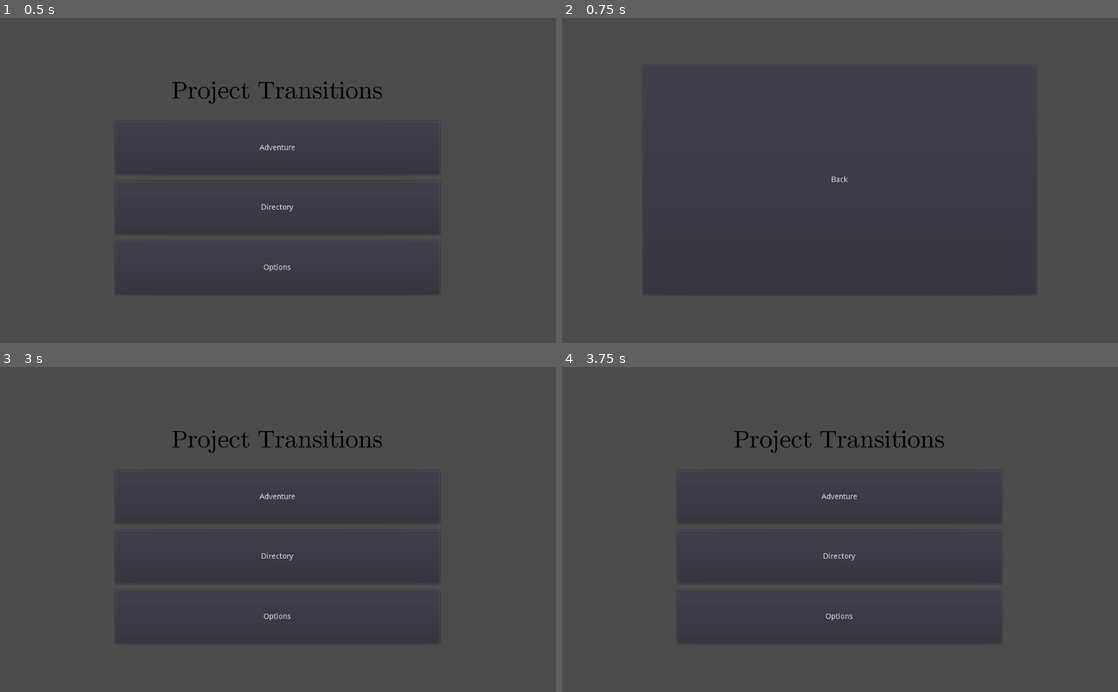
Above: before the commit, frames 1-4 (two rows, left to right).
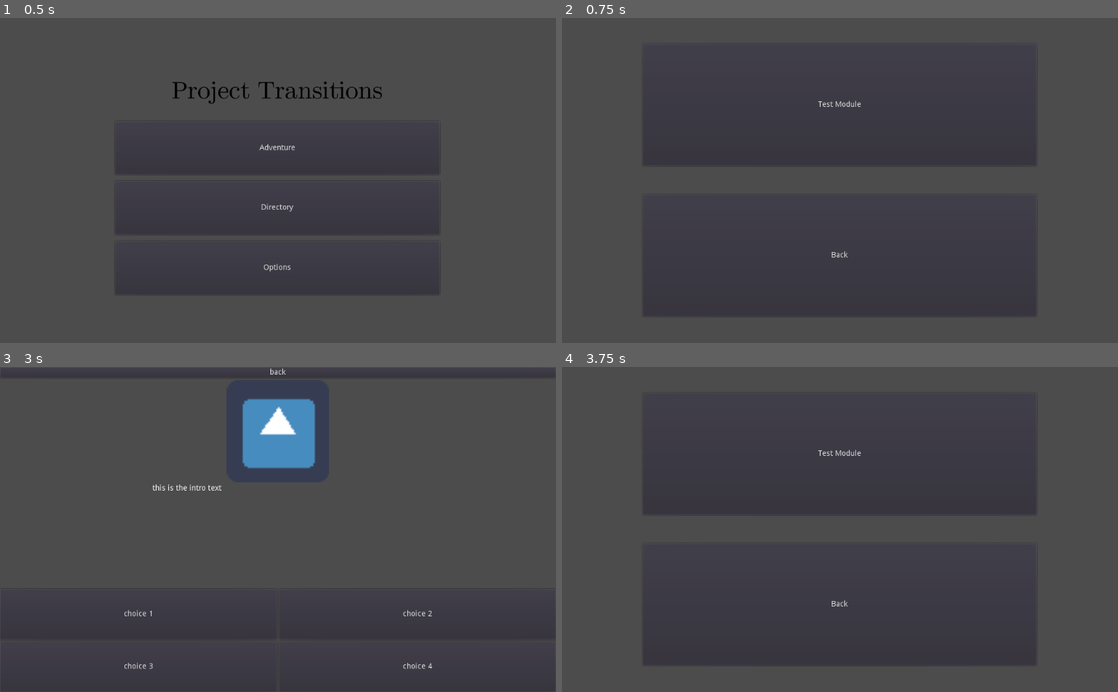
Above: after the commit, the same moments.

Repository: ayylol/ProjectTransitions
Game: Godot game, scene res://root.tscn
Two runs of this game, one before a commit and one after it. Both use one fixed random seed, a clock stepped at 60 frames per second and the inputs below. The engine's default icon, where the game draws it, is replaced by a stand-in: a white triangle on a blue panel in a dark square.
Inputs (mouse positions are in pixels of both pictures, inside the frame that each line leads up to):
- Up to frame 1 (0.5 s): no input
- Up to frame 2 (0.75 s): click "Adventure" at 0.5 s
- Up to frame 3 (3 s): click "Back" at 1.25 s; click "Adventure" at 2 s; click (278, 454) at 2.75 s, where only the run after the commit has a clickable "Test Module"
- Up to frame 4 (3.75 s): click (840, 373) at 3.5 s, where only the run after the commit has a clickable "back"

Frame 1 is identical in both runs. In frame 2, 0.1% of the frame differs, in the area x 46-54%, y 25-74%; in frame 3, 3.7%, in the area x 22-78%, y 0-93%; in frame 4, 0.7%.

Commit message:
Implemented basic conversation system

Diff:
--- a/AdventureMenu.gd
+++ b/AdventureMenu.gd
@@ -1,10 +1,11 @@
 extends Control
 
 signal goto_mainmenu
-
-# Called when the node enters the scene tree for the first time.
-func _ready():
-	pass # Replace with function body.
+signal goto_testmodule
 
 func _on_back_button_down():
 	emit_signal("goto_mainmenu")
+
+
+func _on_TestModule_button_down():
+	emit_signal("goto_testmodule")
--- a/AdventureMenu.tscn
+++ b/AdventureMenu.tscn
@@ -28,24 +28,41 @@
 size_flags_horizontal = 3
 size_flags_vertical = 3
 
-[node name="ColorRect" type="ColorRect" parent="HBoxContainer/VBoxContainer"]
+[node name="ColorRect3" type="ColorRect" parent="HBoxContainer/VBoxContainer"]
 margin_right = 725.0
-margin_bottom = 84.0
+margin_bottom = 44.0
 size_flags_horizontal = 3
 size_flags_vertical = 3
 size_flags_stretch_ratio = 0.2
 color = Color( 1, 1, 1, 0 )
 
-[node name="back" type="Button" parent="HBoxContainer/VBoxContainer"]
-margin_top = 88.0
+[node name="TestModule" type="Button" parent="HBoxContainer/VBoxContainer"]
+margin_top = 48.0
 margin_right = 725.0
-margin_bottom = 511.0
+margin_bottom = 273.0
+size_flags_horizontal = 3
+size_flags_vertical = 3
+text = "Test Module"
+
+[node name="ColorRect" type="ColorRect" parent="HBoxContainer/VBoxContainer"]
+margin_top = 277.0
+margin_right = 725.0
+margin_bottom = 322.0
+size_flags_horizontal = 3
+size_flags_vertical = 3
+size_flags_stretch_ratio = 0.2
+color = Color( 1, 1, 1, 0 )
+
+[node name="Back" type="Button" parent="HBoxContainer/VBoxContainer"]
+margin_top = 326.0
+margin_right = 725.0
+margin_bottom = 551.0
 size_flags_horizontal = 3
 size_flags_vertical = 3
 text = "Back"
 
 [node name="ColorRect2" type="ColorRect" parent="HBoxContainer/VBoxContainer"]
-margin_top = 515.0
+margin_top = 555.0
 margin_right = 725.0
 margin_bottom = 600.0
 size_flags_horizontal = 3
@@ -62,4 +79,5 @@
 size_flags_stretch_ratio = 0.2
 color = Color( 1, 1, 1, 0 )
 
-[connection signal="button_down" from="HBoxContainer/VBoxContainer/back" to="." method="_on_back_button_down"]
+[connection signal="button_down" from="HBoxContainer/VBoxContainer/TestModule" to="." method="_on_TestModule_button_down"]
+[connection signal="button_down" from="HBoxContainer/VBoxContainer/Back" to="." method="_on_back_button_down"]
--- /dev/null
+++ b/Database.gd
@@ -0,0 +1,16 @@
+extends Node
+
+var _module_content
+
+func _ready():
+	var file = File.new()
+	file.open("res://content.json", file.READ)
+
+	var content = file.get_as_text()
+	_module_content = parse_json(content)
+
+func get_text(title):
+	return _module_content[title]["text"]
+
+func get_choice(title, index):
+	return _module_content[title]["choices"][index]
--- a/MenuManager.gd
+++ b/MenuManager.gd
@@ -1,19 +1,8 @@
 extends Control
-
-
-# Declare member variables here. Examples:
-# var a = 2
-# var b = "text"
-
 
 # Called when the node enters the scene tree for the first time.
 func _ready():
 	pass # Replace with function body.
-
-
-# Called every frame. 'delta' is the elapsed time since the previous frame.
-#func _process(delta):
-#	pass
 
 # Main Menu Goto's
 func _on_Main_Menu_goto_adventure():
@@ -24,3 +13,13 @@
 func _on_AdventureMenu_goto_mainmenu():
 	$"AdventureMenu".hide()
 	$"Main Menu".show()
+
+
+func _on_AdventureMenu_goto_testmodule():
+	$"AdventureMenu".hide()
+	$"Test Module".show()
+
+
+func _on_Test_Module_goto_adventure():
+	$"Test Module".hide()
+	$"AdventureMenu".show()
--- /dev/null
+++ b/Test Module.gd
@@ -0,0 +1,23 @@
+extends Control
+
+export var topic := "intro"
+signal goto_adventure
+
+func _ready():
+	update_menu("intro")
+
+func update_menu(label):
+	$VBoxContainer/HBoxContainer/RichTextLabel.text = Database.get_text(label)
+	var counter = 0
+	for b in $VBoxContainer/GridContainer.get_children():
+		b.text = Database.get_choice(label, counter)
+		counter += 1
+
+
+func _on_Button_button_down(extra_arg_0):
+	update_menu(get_node("VBoxContainer/GridContainer/" + extra_arg_0).text)
+
+
+
+func _on_Back_Button_button_down():
+	emit_signal("goto_adventure")
--- /dev/null
+++ b/Test Module.tscn
@@ -0,0 +1,107 @@
+[gd_scene load_steps=3 format=2]
+
+[ext_resource path="res://Test Module.gd" type="Script" id=1]
+[ext_resource path="res://icon.png" type="Texture" id=2]
+
+[node name="Test Module" type="Control"]
+anchor_right = 1.0
+anchor_bottom = 1.0
+size_flags_horizontal = 3
+size_flags_vertical = 3
+script = ExtResource( 1 )
+
+[node name="VBoxContainer" type="VBoxContainer" parent="."]
+anchor_right = 1.0
+anchor_bottom = 1.0
+size_flags_horizontal = 3
+size_flags_vertical = 3
+__meta__ = {
+"_editor_description_": ""
+}
+
+[node name="Back Button" type="Button" parent="VBoxContainer"]
+margin_right = 1024.0
+margin_bottom = 20.0
+text = "back"
+
+[node name="TextureRect" type="TextureRect" parent="VBoxContainer"]
+margin_top = 24.0
+margin_right = 1024.0
+margin_bottom = 213.0
+size_flags_horizontal = 3
+size_flags_vertical = 3
+texture = ExtResource( 2 )
+stretch_mode = 6
+
+[node name="HBoxContainer" type="HBoxContainer" parent="VBoxContainer"]
+margin_top = 217.0
+margin_right = 1024.0
+margin_bottom = 406.0
+size_flags_horizontal = 3
+size_flags_vertical = 3
+
+[node name="ColorRect" type="ColorRect" parent="VBoxContainer/HBoxContainer"]
+margin_right = 277.0
+margin_bottom = 189.0
+size_flags_horizontal = 3
+size_flags_vertical = 3
+size_flags_stretch_ratio = 0.6
+color = Color( 1, 1, 1, 0 )
+
+[node name="RichTextLabel" type="RichTextLabel" parent="VBoxContainer/HBoxContainer"]
+margin_left = 281.0
+margin_right = 742.0
+margin_bottom = 189.0
+size_flags_horizontal = 3
+size_flags_vertical = 3
+
+[node name="ColorRect2" type="ColorRect" parent="VBoxContainer/HBoxContainer"]
+margin_left = 746.0
+margin_right = 1024.0
+margin_bottom = 189.0
+size_flags_horizontal = 3
+size_flags_vertical = 3
+size_flags_stretch_ratio = 0.6
+color = Color( 1, 1, 1, 0 )
+
+[node name="GridContainer" type="GridContainer" parent="VBoxContainer"]
+margin_top = 410.0
+margin_right = 1024.0
+margin_bottom = 600.0
+size_flags_horizontal = 3
+size_flags_vertical = 3
+columns = 2
+
+[node name="Button0" type="Button" parent="VBoxContainer/GridContainer"]
+margin_right = 510.0
+margin_bottom = 93.0
+size_flags_horizontal = 3
+size_flags_vertical = 3
+
+[node name="Button1" type="Button" parent="VBoxContainer/GridContainer"]
+margin_left = 514.0
+margin_right = 1024.0
+margin_bottom = 93.0
+size_flags_horizontal = 3
+size_flags_vertical = 3
+
+[node name="Button2" type="Button" parent="VBoxContainer/GridContainer"]
+margin_top = 97.0
+margin_right = 510.0
+margin_bottom = 190.0
+size_flags_horizontal = 3
+size_flags_vertical = 3
+
+[node name="Button3" type="Button" parent="VBoxContainer/GridContainer"]
+margin_left = 514.0
+margin_top = 97.0
+margin_right = 1024.0
+margin_bottom = 190.0
+size_flags_horizontal = 3
+size_flags_vertical = 3
+
+[connection signal="button_down" from="VBoxContainer/Back Button" to="." method="_on_Back_Button_button_down"]
+[connection signal="button_down" from="VBoxContainer/GridContainer/Button0" to="." method="_on_Button_button_down" binds= [ "Button0" ]]
+[connection signal="button_down" from="VBoxContainer/GridContainer/Button1" to="." method="_on_Button_button_down" binds= [ "Button1" ]]
+[connection signal="button_down" from="VBoxContainer/GridContainer/Button2" to="." method="_on_Button_button_down" binds= [ "Button2" ]]
+[connection signal="button_down" from="VBoxContainer/GridContainer/Button3" to="." method="_on_Button_button_down" binds= [ "Button3" ]]
--- /dev/null
+++ b/content.json
@@ -0,0 +1,57 @@
+{
+  "intro":
+  {
+    "text": "this is the intro text",
+    "choices":
+      [
+        "choice 1",
+        "choice 2",
+        "choice 3",
+        "choice 4"
+      ]
+  },
+  "choice 1":
+  {
+    "text": "this is the text for choice 1",
+    "choices":
+      [
+        "intro",
+        "choice 2",
+        "choice 3",
+        "choice 4"
+      ]
+  },
+  "choice 2":
+  {
+    "text": "this text is for choice 2",
+    "choices":
+      [
+        "choice 1",
+        "intro",
+        "choice 3",
+        "choice 4"
+      ]
+  },
+  "choice 3":
+  {
+    "text": "if you see this text you chose choice 3",
+    "choices":
+      [
+        "choice 1",
+        "choice 2",
+        "intro",
+        "choice 4"
+      ]
+  },
+  "choice 4":
+  {
+    "text": "this is choice 4's text",
+    "choices":
+      [
+        "choice 1",
+        "choice 2",
+        "choice 3",
+        "intro"
+      ]
+  }
+}
--- a/project.godot
+++ b/project.godot
@@ -14,6 +14,10 @@
 run/main_scene="res://root.tscn"
 config/icon="res://icon.png"
 
+[autoload]
+
+Database="*res://Database.gd"
+
 [global]
 
 viewport=false
--- a/root.tscn
+++ b/root.tscn
@@ -1,8 +1,9 @@
-[gd_scene load_steps=4 format=2]
+[gd_scene load_steps=5 format=2]
 
 [ext_resource path="res://MainMenu.tscn" type="PackedScene" id=1]
 [ext_resource path="res://AdventureMenu.tscn" type="PackedScene" id=2]
 [ext_resource path="res://MenuManager.gd" type="Script" id=3]
+[ext_resource path="res://Test Module.tscn" type="PackedScene" id=4]
 
 [node name="Root" type="Control"]
 anchor_right = 1.0
@@ -14,5 +15,10 @@
 [node name="AdventureMenu" parent="." instance=ExtResource( 2 )]
 visible = false
 
+[node name="Test Module" parent="." instance=ExtResource( 4 )]
+visible = false
+
 [connection signal="goto_adventure" from="Main Menu" to="." method="_on_Main_Menu_goto_adventure"]
 [connection signal="goto_mainmenu" from="AdventureMenu" to="." method="_on_AdventureMenu_goto_mainmenu"]
+[connection signal="goto_testmodule" from="AdventureMenu" to="." method="_on_AdventureMenu_goto_testmodule"]
+[connection signal="goto_adventure" from="Test Module" to="." method="_on_Test_Module_goto_adventure"]
